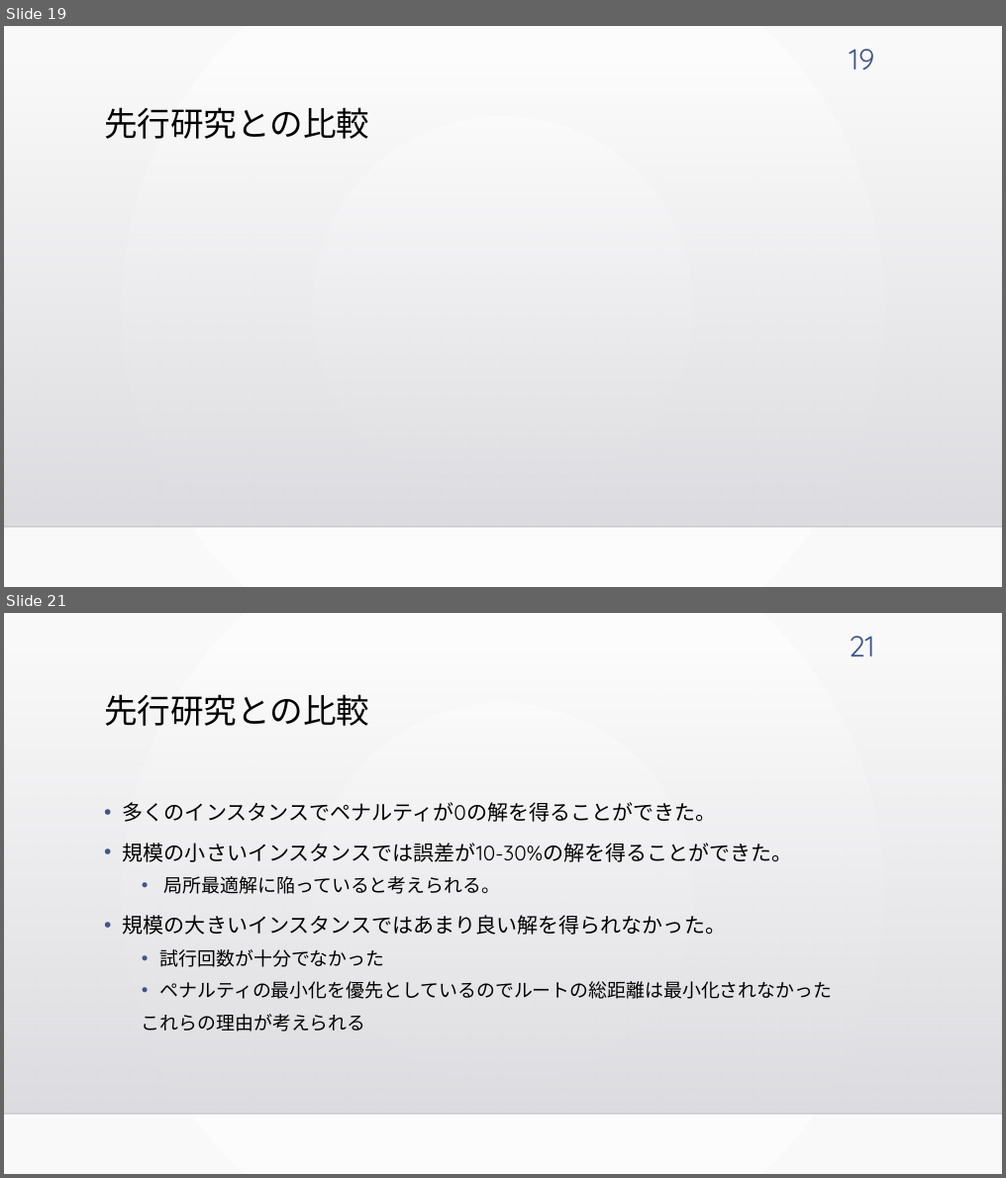
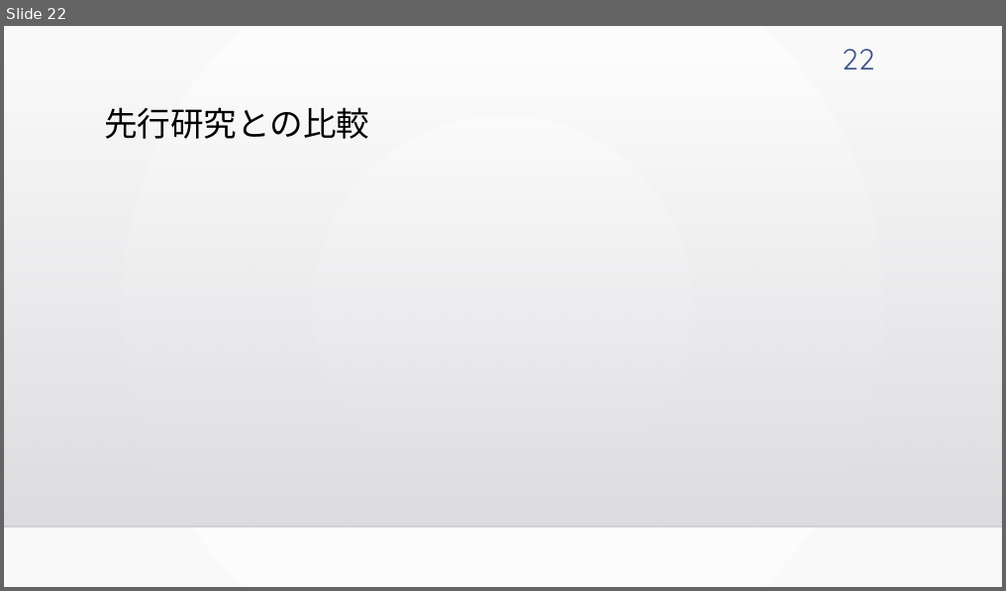
Before and after one commit to kotaro400/DARP, a slide deck: 卒論発表_10分用.pptx. Shown one above the other, each under a label of ours: slides 19 and 21 before the commit, slide 22 after it; the slides between them are not shown. The pictures are 1006x1178 and 1006x591 pixels, drawn with LibreOffice and Linux fonts; fonts in the diff are those of the drawing; grey boxes stand for pictures; background and template pictures are left out. Boxes give left, top, right and bottom in pixels: in the first picture for what was removed or moved away, otherwise in the second. Text is boxed around its words. In the diff, an @@ line names an element or a change of style, - is before the commit and + after.

```diff
--- a/卒論発表_10分用.pptx
+++ b/卒論発表_10分用.pptx
@@ slide 21 removed at (4, 613, 1002, 1174), background gradient #FFFFFF to #FAFAFA; not listed: 2 template elements that a slide beside it also shows @@
@@ page number removed at (848, 636, 874, 657) @@
-21
@@ title removed at (104, 694, 370, 726) @@
-先行研究との比較
@@ text removed at (123, 802, 833, 1032) @@
-• 多くのインスタンスでペナルティが0の解を得ることができた。
-• 規模の小さいインスタンスでは誤差が10-30%の解を得ることができた。
-  • 局所最適解に陥っていると考えられる。
-• 規模の大きいインスタンスではあまり良い解を得られなかった。
-  • 試行回数が十分でなかった
-  • ペナルティの最小化を優先としているのでルートの総距離は最小化されなかった
-  これらの理由が考えられる
@@ what was slide 19 is now slide 22 @@
@@ page number at (842, 49, 874, 70): text changed @@
-19
+22
```
Also in this commit, not shown: 13 slides changed, 1 slide added, 1 other slide removed.
